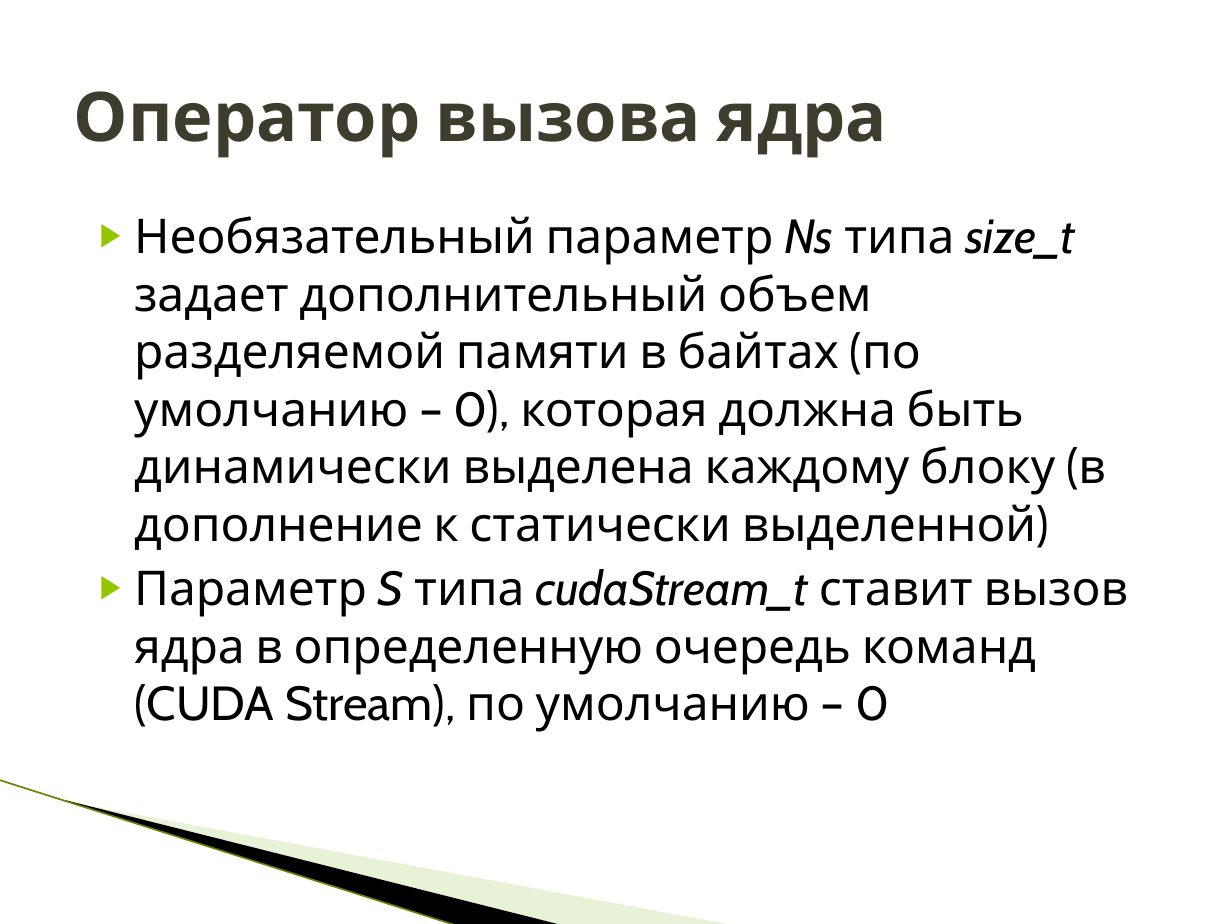
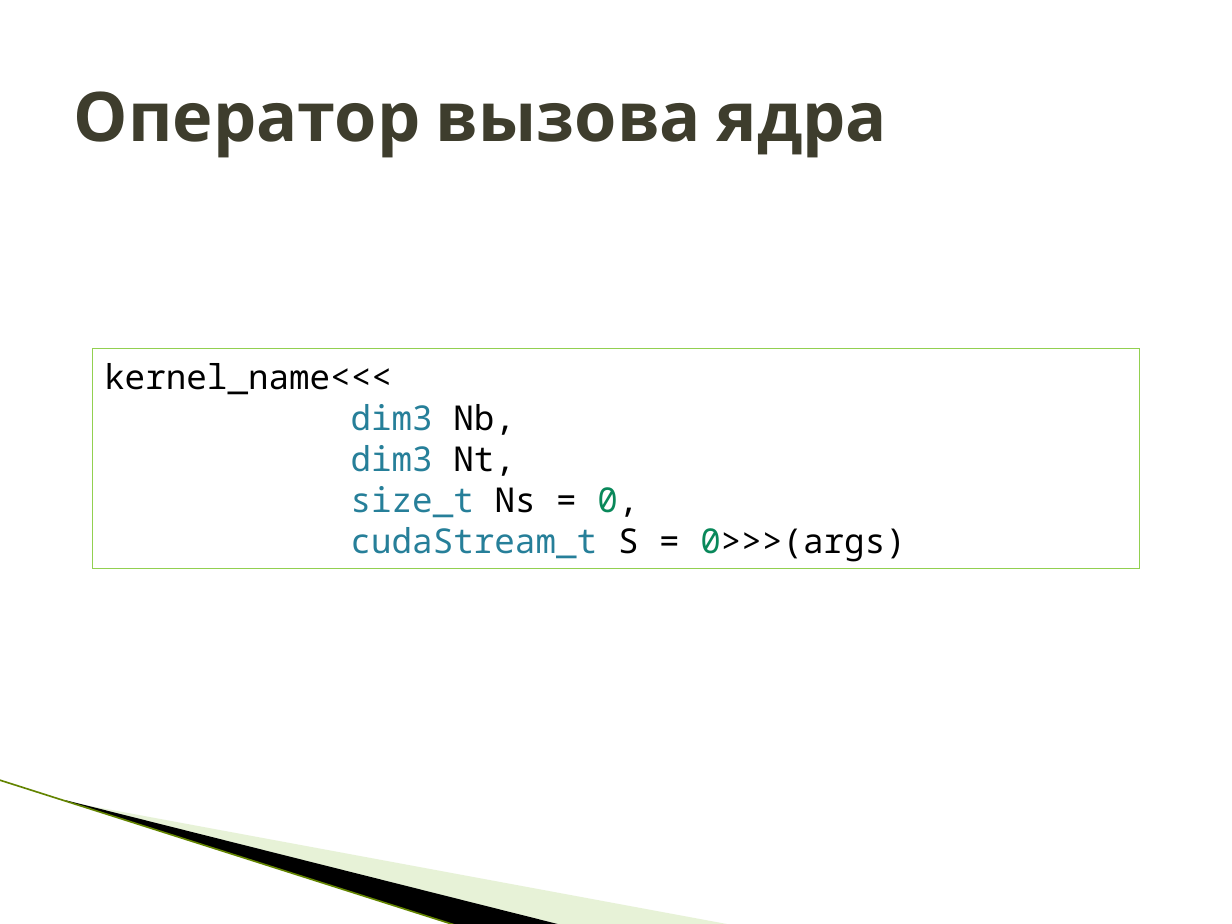
Before and after one commit to HPC-lab-ITIS/CUDA, a slide deck: slide 26 of materials/lec_1/lec_1.pptx (slide 29 before the commit). Drawn at 1232x924 pixels with LibreOffice and Linux fonts; fonts in the diff are those of the drawing; background and template pictures are left out. Boxes give left, top, right and bottom in pixels: in the first picture for what was removed or moved away, otherwise in the second. Text is boxed around its words. In the diff, an @@ line names an element or a change of style, - is before the commit and + after.

```diff
--- a/materials/lec_1/lec_1.pptx
+++ b/materials/lec_1/lec_1.pptx
@@ text removed at [134,216,1129,732] @@
-▶ Необязательный параметр Ns типа size_t задает дополнительный объем разделяемой памяти в байтах (по умолчанию – 0), которая должна быть динамически выделена каждому блоку (в дополнение к статически выделенной)
-▶ Параметр S типа cudaStream_t ставит вызов ядра в определенную очередь команд (CUDA Stream), по умолчанию – 0
@@ rectangle added at [92,349,1140,568], outline #92D050 0.75 pt, 20 pt, text #000000 @@
+kernel_name<<<
+dim3 Nb,
+dim3 Nt,
+size_t Ns = 0,
+cudaStream_t S = 0>>>(args)
```
Also in this commit, not shown: 21 other slides changed, 9 slides added, 17 slides removed, 6 other files.
